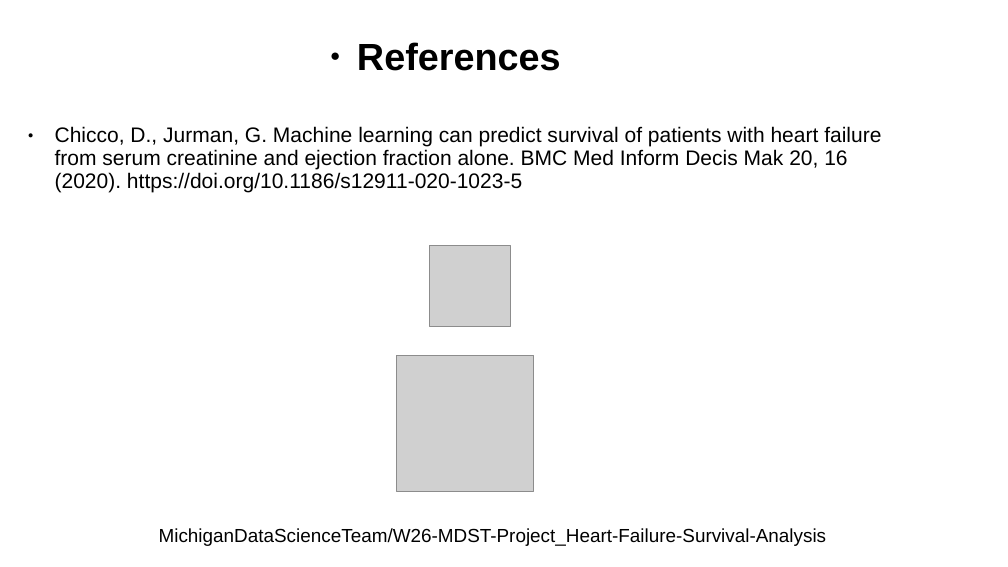
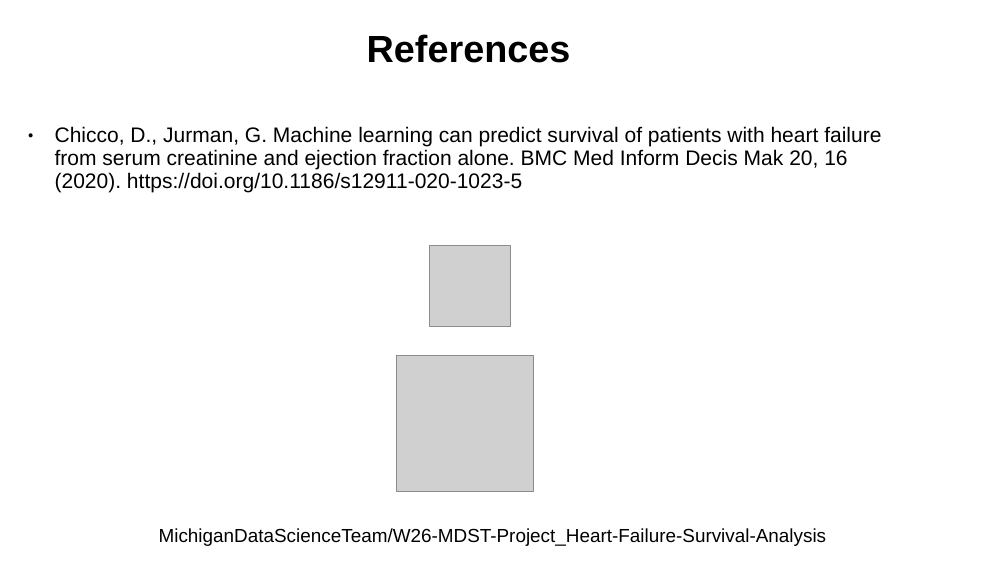
Before and after one commit to MichiganDataScienceTeam/W26-MDST-Project_Heart-Failure-Survival-Analysis, a slide deck: slide 19 of slides/Final Presentation.pptx. Drawn at 1008x567 pixels with LibreOffice and Linux fonts; fonts in the diff are those of the drawing; grey boxes stand for pictures. Boxes give left, top, right and bottom in pixels: in the first picture for what was removed or moved away, otherwise in the second. Text is boxed around its words. In the diff, an @@ line names an element or a change of style, - is before the commit and + after.

```diff
--- a/slides/Final Presentation.pptx
+++ b/slides/Final Presentation.pptx
@@ text "References": place and size @@
-text "References" at <box>357,42,561,71</box>
+text "References" at <box>367,34,571,63</box>
@@ text "References" at <box>367,34,571,63</box>: bullet ● to none @@
```
Also in this commit, not shown: 4 other slides changed, 1 other file.
